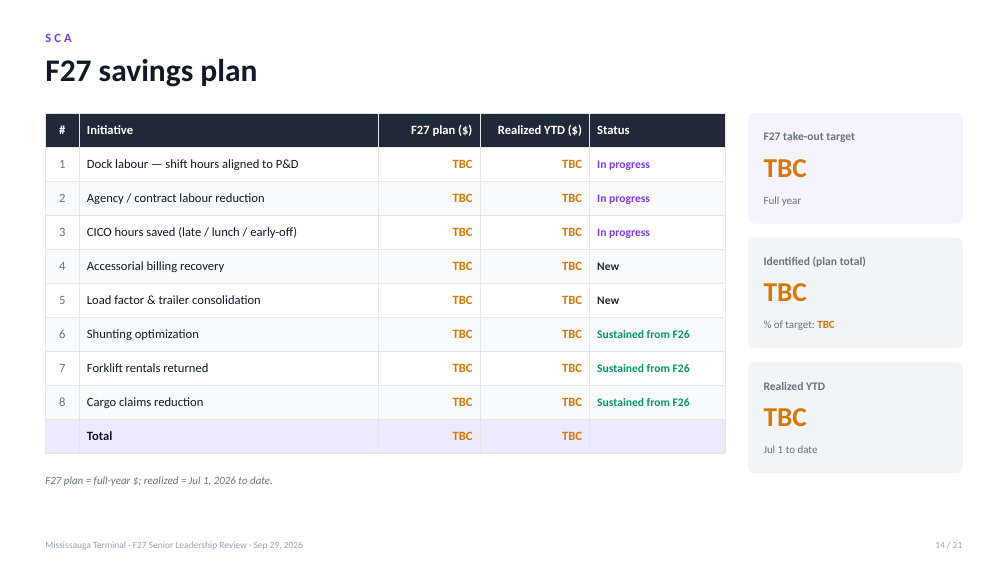
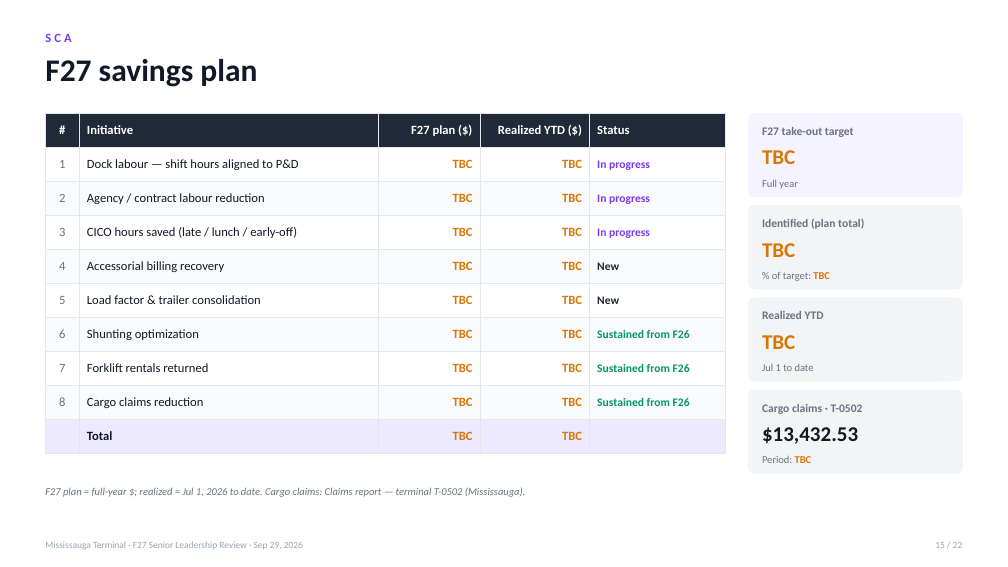
Before and after one commit to FuoriclasseX/mississauga-terminal-f26-cost-transformation-dashboard, a slide deck: slide 15 of presentation/Mississauga_F27_Leadership_Review_Sep29.pptx (slide 14 before the commit). Drawn at 1008x567 pixels with LibreOffice and Linux fonts; fonts in the diff are those of the drawing. Boxes give left, top, right and bottom in pixels: in the first picture for what was removed or moved away, otherwise in the second. Text is boxed around its words. In the diff, an @@ line names an element or a change of style, - is before the commit and + after.

```diff
--- a/presentation/Mississauga_F27_Leadership_Review_Sep29.pptx
+++ b/presentation/Mississauga_F27_Leadership_Review_Sep29.pptx
@@ rounded rectangle: place and size @@
-rounded rectangle at (749, 113, 963, 223)
+rounded rectangle at (749, 113, 963, 197)
@@ text "F27 take-out target": place and size @@
-text "F27 take-out target" at (764, 132, 855, 142)
+text "F27 take-out target" at (762, 127, 854, 137)
@@ text "Full year": place and size @@
-text "Full year" at (764, 196, 801, 206)
+text "Full year" at (762, 180, 797, 189)
@@ proportions changed in 3 elements at (749, 113, 963, 197), (749, 390, 963, 473), (749, 206, 963, 289) @@
@@ rounded rectangle: place and size @@
-rounded rectangle at (749, 238, 963, 348)
+rounded rectangle at (749, 206, 963, 289)
@@ text "Identified (plan total)": place and size @@
-text "Identified (plan total)" at (764, 256, 866, 267)
+text "Identified (plan total)" at (762, 218, 864, 229)
@@ text "TBC": place and size @@
-text "TBC" at (764, 283, 807, 301)
+text "TBC" at (762, 243, 795, 257)
@@ text "% of target: TBC": place and size @@
-text "% of target: TBC" at (774, 320, 834, 330)
+text "% of target: TBC" at (772, 272, 830, 281)
@@ rounded rectangle added at (749, 298, 963, 381), fill #F3F4F6, outline #F3F4F6 1 pt @@
@@ size 26 to 20 pt in 3 elements at (762, 150, 795, 164), (762, 243, 795, 257), (762, 335, 795, 349) @@
@@ text "Realized YTD": place and size @@
-text "Realized YTD" at (764, 382, 825, 390)
+text "Realized YTD" at (762, 311, 824, 319)
@@ text "TBC": place and size @@
-text "TBC" at (764, 408, 807, 426)
+text "TBC" at (762, 335, 795, 349)
@@ size 10.5 to 10 pt in 3 elements at (762, 180, 797, 189), (772, 272, 830, 281), (762, 364, 814, 371) @@
@@ text "Jul 1 to date": place and size @@
-text "Jul 1 to date" at (764, 445, 818, 453)
+text "Jul 1 to date" at (762, 364, 814, 371)
@@ rounded rectangle: place and size @@
-rounded rectangle at (749, 363, 963, 473)
+rounded rectangle at (749, 390, 963, 473)
@@ text added at (762, 404, 863, 414), 11 pt, text #6B7280, bold @@
+Cargo claims · T-0502
@@ text added at (762, 427, 858, 444), 20 pt, text #111827, bold @@
+$13,432.53
@@ text added at (762, 456, 812, 463), 10 pt, text #6B7280 @@
+Period: TBC
@@ text at (45, 487, 526, 497): text changed; size 10.5 to 10 pt @@
-F27 plan = full-year $; realized = Jul 1, 2026 to date.
+F27 plan = full-year $; realized = Jul 1, 2026 to date. Cargo claims: Claims report — terminal T-0502 (Mississauga).
```
Also in this commit, not shown: 19 other slides changed, 1 slide added.
